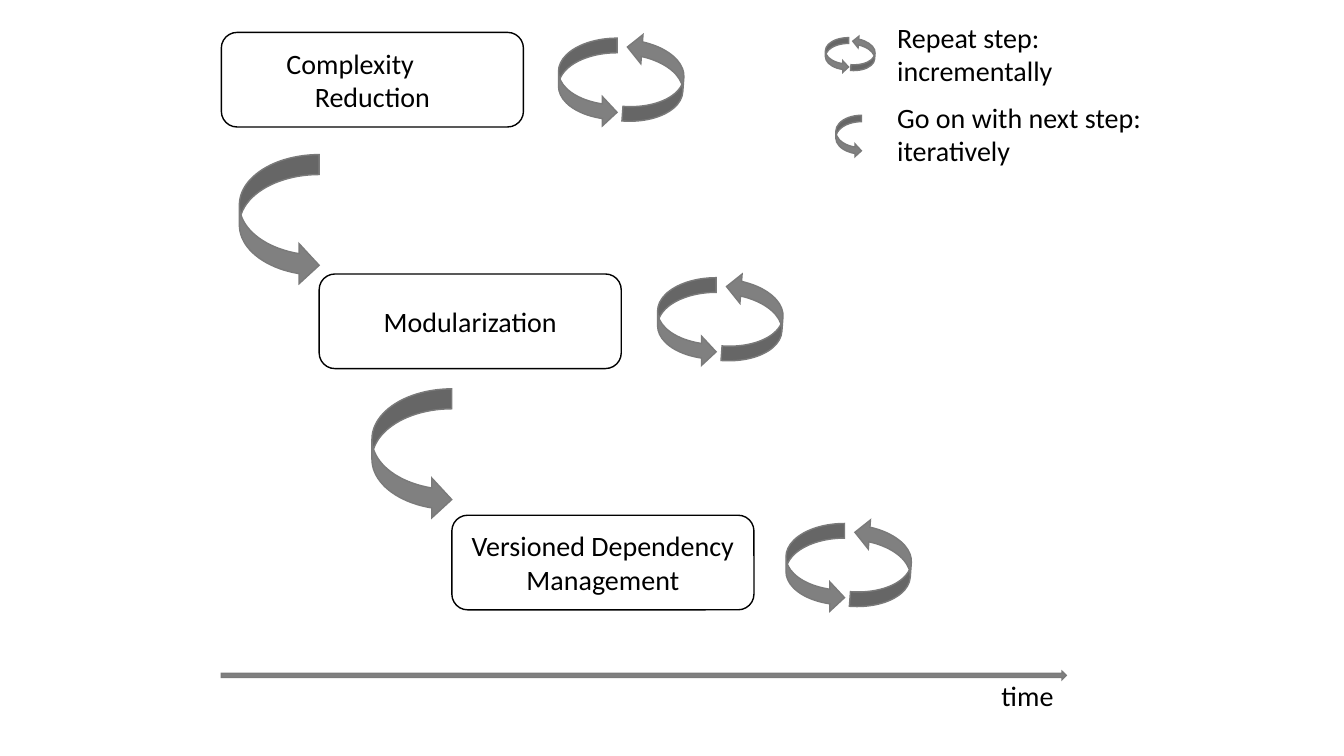
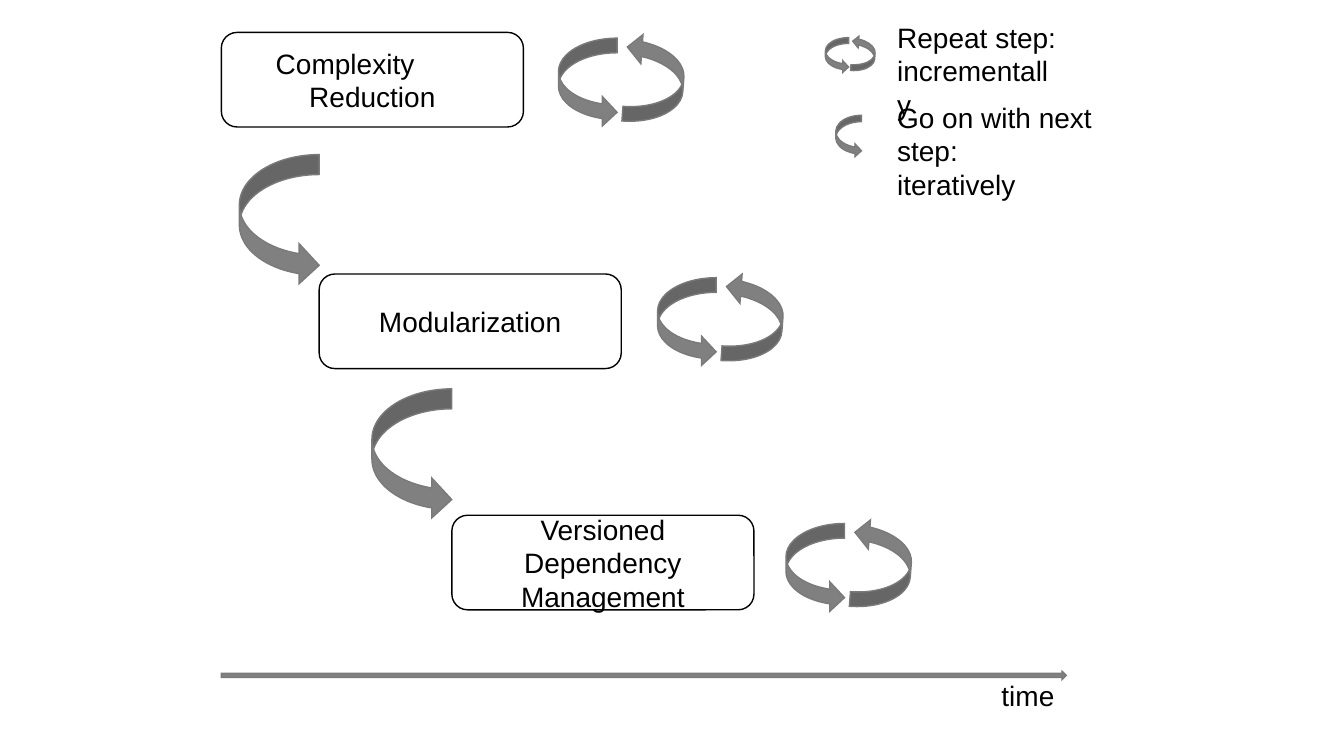
Before and after one commit to avengineers/SPLC2022, a slide deck: slide 4 of paper/images/aspl_one_pagers_concept.pptx. Drawn at 1344x756 pixels with LibreOffice and Linux fonts; fonts in the diff are those of the drawing. Boxes give left, top, right and bottom in pixels: in the first picture for what was removed or moved away, otherwise in the second. Text is boxed around its words. In the diff, an @@ line names an element or a change of style, - is before the commit and + after.

```diff
--- a/paper/images/aspl_one_pagers_concept.pptx
+++ b/paper/images/aspl_one_pagers_concept.pptx
@@ font Calibri to Arial in 6 elements at (222,32,524,127), (320,274,622,369), (452,515,754,610), (1001,685,1054,707), (897,28,1056,53), (897,107,1092,200) @@
```
Also in this commit, not shown: 16 other files.
